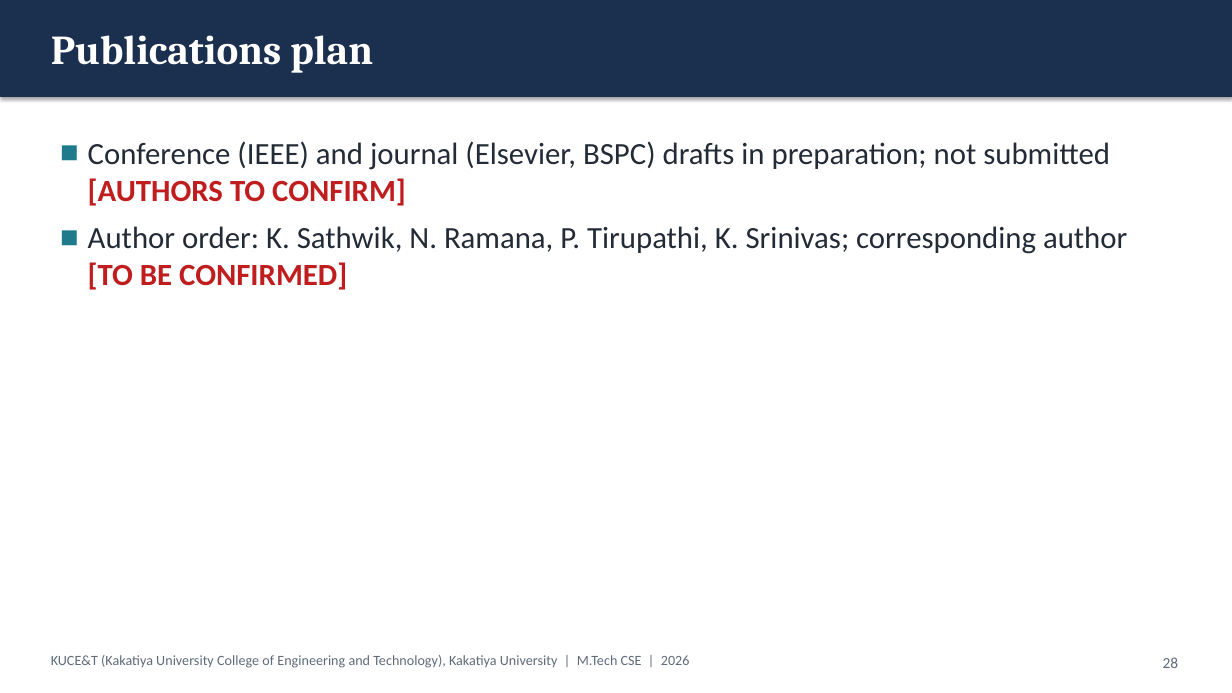
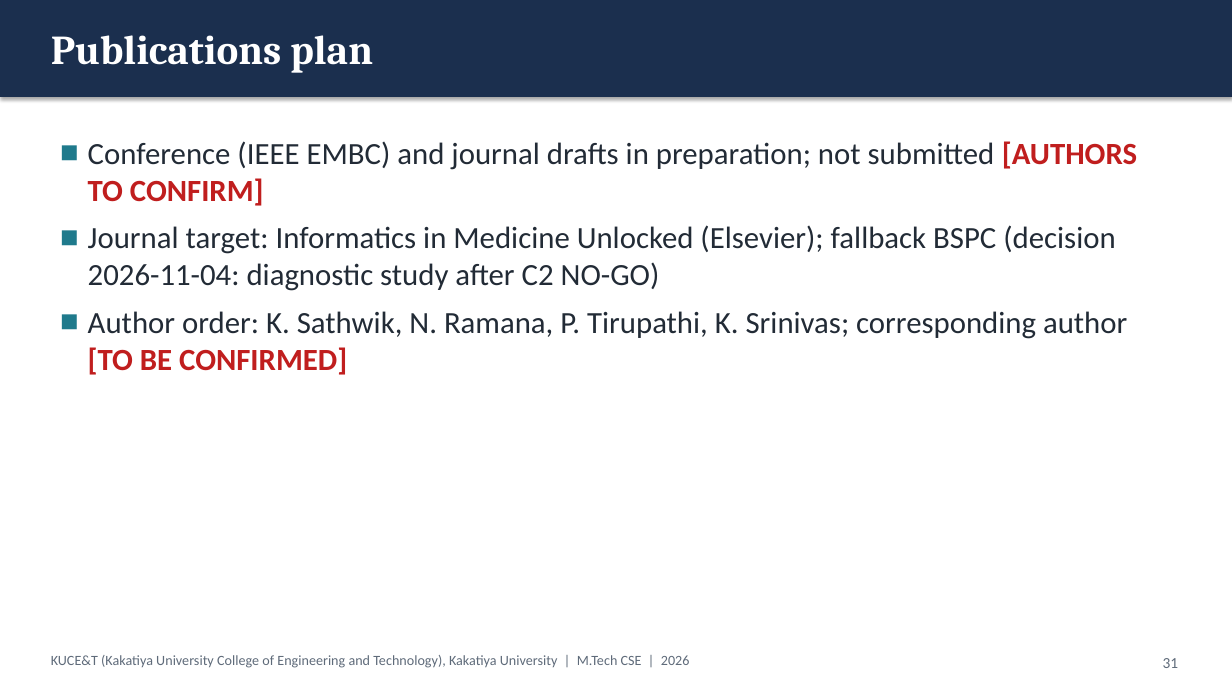
Before and after one commit to KSathwik/Lung_Disease_Detector, a slide deck: slide 31 of docs/presentation/LungAI_MTech_Presentation.pptx (slide 28 before the commit). Drawn at 1232x693 pixels with LibreOffice and Linux fonts; fonts in the diff are those of the drawing. Boxes give left, top, right and bottom in pixels: in the first picture for what was removed or moved away, otherwise in the second. Text is boxed around its words. In the diff, an @@ line names an element or a change of style, - is before the commit and + after.

```diff
--- a/docs/presentation/LungAI_MTech_Presentation.pptx
+++ b/docs/presentation/LungAI_MTech_Presentation.pptx
@@ text at (x1=88, y1=141, x2=1137, y2=291): text changed @@
-■ Conference (IEEE) and journal (Elsevier, BSPC) drafts in preparation; not submitted [AUTHORS TO CONFIRM]
+■ Conference (IEEE EMBC) and journal drafts in preparation; not submitted [AUTHORS TO CONFIRM]
+■ Journal target: Informatics in Medicine Unlocked (Elsevier); fallback BSPC (decision 2026-11-04: diagnostic study after C2 NO-GO)
@@ page number at (x1=1163, y1=658, x2=1179, y2=668): text changed @@
-28
+31
```
Also in this commit, not shown: 2 other slides changed, 3 slides added, 39 other files.
